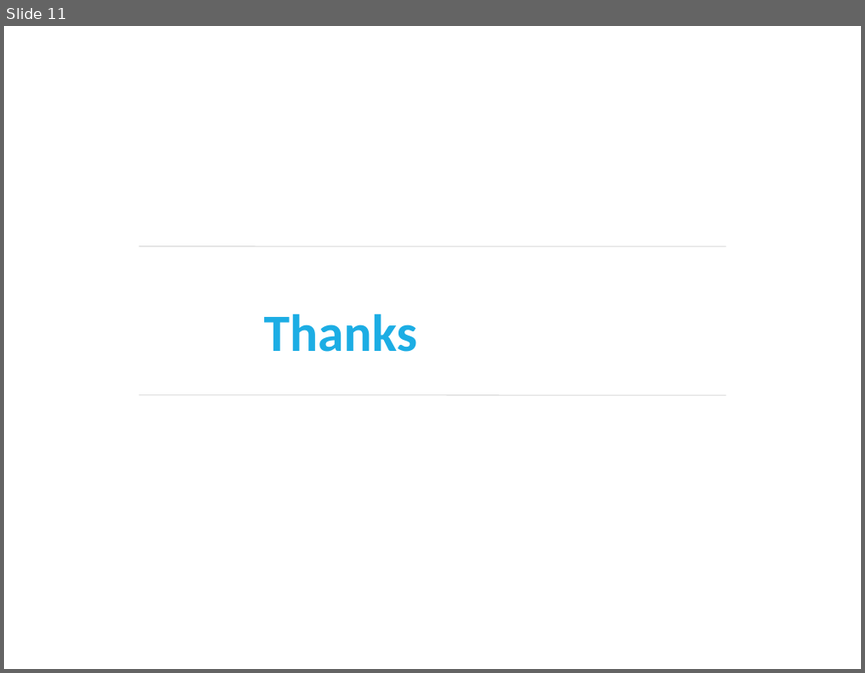
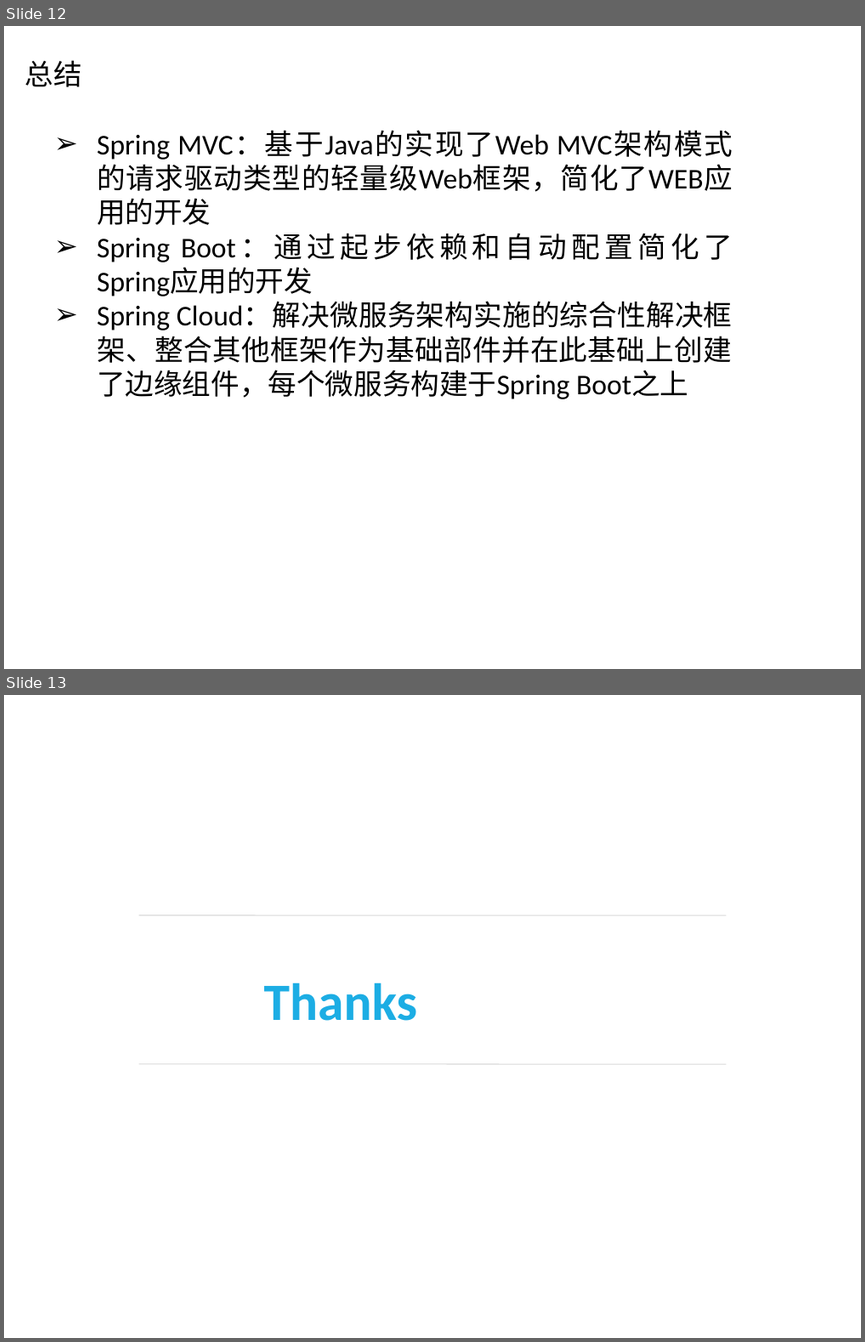
Before and after one commit to Sara-D/Spring, a slide deck: Spring.pptx. Shown one above the other, each under a label of ours: slide 11 before the commit, slides 12 and 13 after it. The pictures are 865x673 and 865x1342 pixels, drawn with LibreOffice and Linux fonts; fonts in the diff are those of the drawing; background and template pictures are left out. Boxes give left, top, right and bottom in pixels: in the first picture for what was removed or moved away, otherwise in the second. Text is boxed around its words. In the diff, an @@ line names an element or a change of style, - is before the commit and + after.

```diff
--- a/Spring.pptx
+++ b/Spring.pptx
@@ slide 12 added at bbox=[4, 26, 861, 669], background picture (left out) @@
@@ text added at bbox=[25, 60, 82, 87], 24 pt, text #000000 @@
+总结
@@ text added at bbox=[97, 131, 732, 399], 24 pt, text #000000 @@
+➢ Spring MVC：基于Java的实现了Web MVC架构模式的请求驱动类型的轻量级Web框架，简化了WEB应用的开发
+➢ Spring Boot：通过起步依赖和自动配置简化了Spring应用的开发
+➢ Spring Cloud：解决微服务架构实施的综合性解决框架、整合其他框架作为基础部件并在此基础上创建了边缘组件，每个微服务构建于Spring Boot之上
@@ what was slide 11 is now slide 13 @@
```
Also in this commit, not shown: 5 slides changed, 4 other slides added, 3 slides removed.
